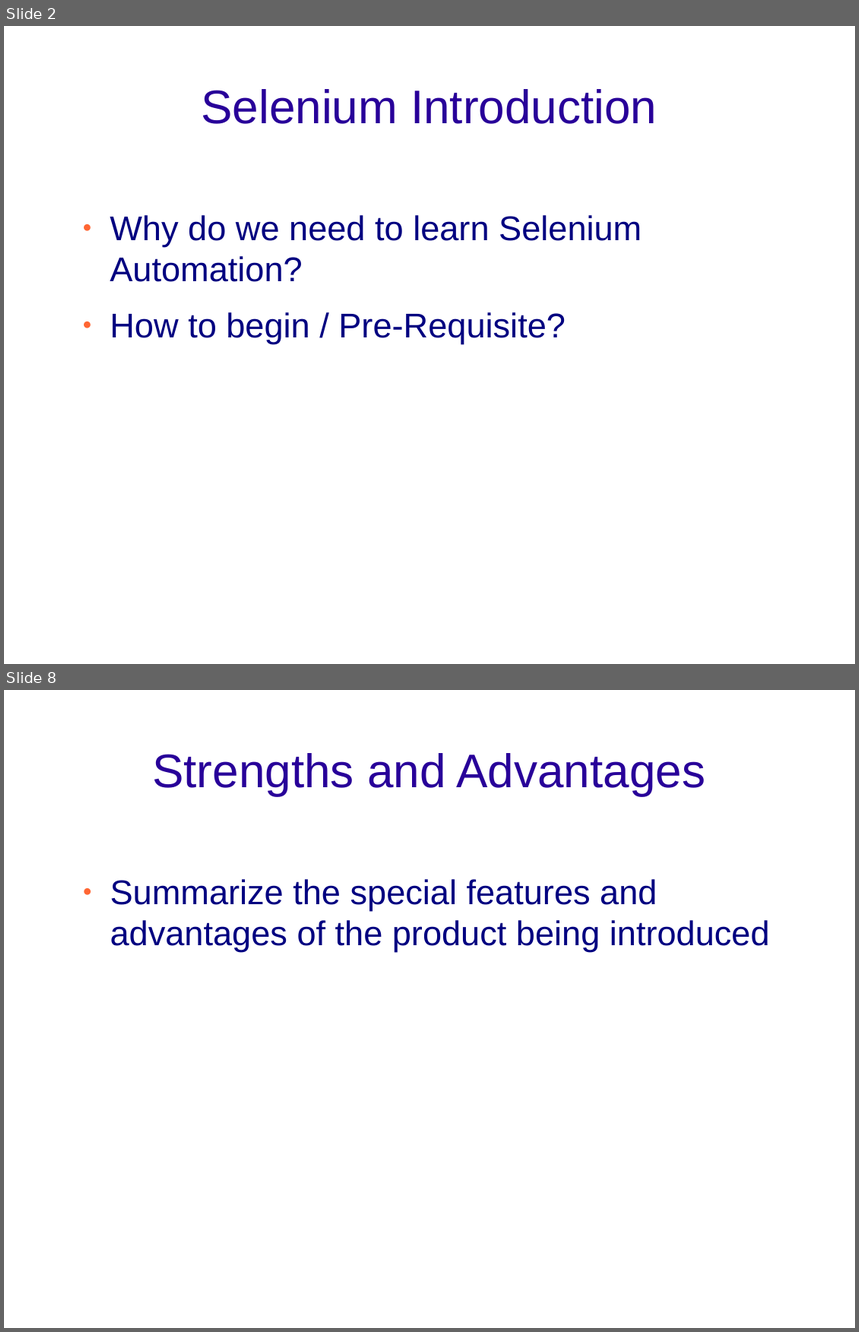
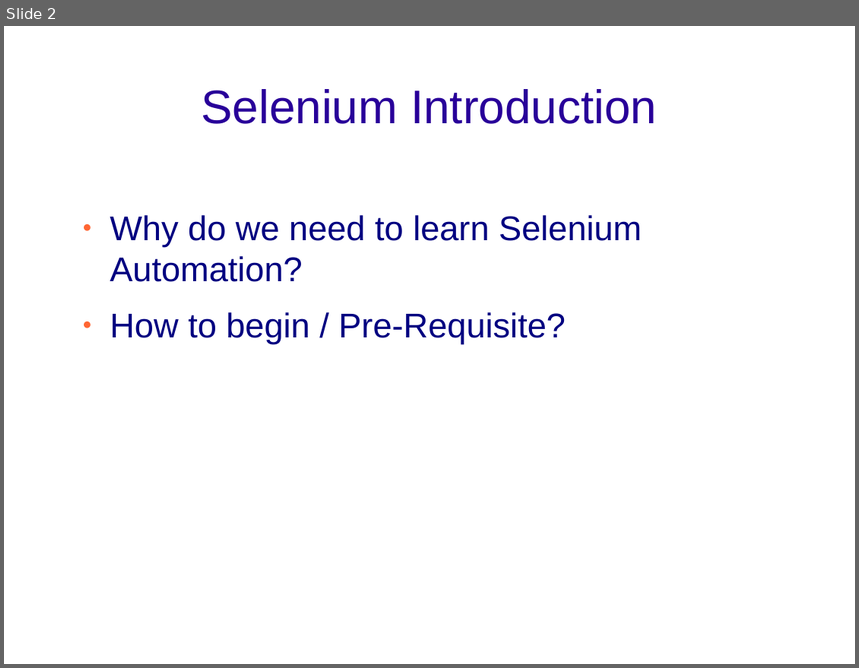
Before and after one commit to prashant-shetty27/JD, a slide deck: Prashant_Selenium_KT.odp. Shown one above the other, each under a label of ours: slides 2 and 8 before the commit, slide 2 after it; the slides between them are not shown. The pictures are 859x1332 and 859x668 pixels, drawn with LibreOffice and Linux fonts; fonts in the diff are those of the drawing; background and template pictures are left out. Boxes give left, top, right and bottom in pixels: in the first picture for what was removed or moved away, otherwise in the second. Text is boxed around its words. In the diff, an @@ line names an element or a change of style, - is before the commit and + after.

```diff
--- a/Prashant_Selenium_KT.odp
+++ b/Prashant_Selenium_KT.odp
@@ slide 8 removed at [4, 690, 855, 1328], background picture (left out) @@
@@ title removed at [152, 753, 706, 796] @@
-Strengths and Advantages
@@ text removed at [110, 879, 770, 952] @@
-● Summarize the special features and advantages of the product being introduced
```
Also in this commit, not shown: 4 slides changed, 5 slides added, 3 other slides removed.
